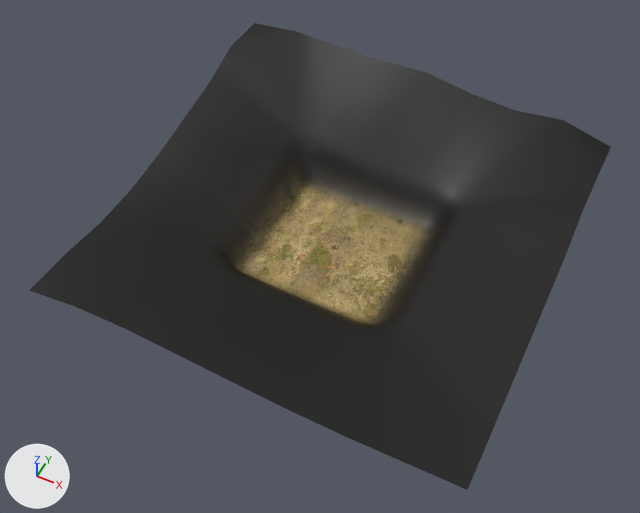
Two versions of the glTF model assets/mesh/terrain.glb, one commit apart.
Before and after are seen from a 50 mm camera at (153.0, -334.0, 405.0) aimed at (-3.0, -21.0, 13.0). Every picture has the same lights, and +X, +Y and +Z are marked at lower left. Where no turn or scale is listed for an object, it has been applied to the vertices. Vertices at the same position are counted once.

Before the edit, the objects in view are built like this:
```python
mat_material_006 = principled_material('Material.006')
mat_material_006.texture = img_terrain
me_plane = bpy.data.meshes.new('Plane')
me_plane.from_pydata(...)  # 149 vertices, 256 faces; spans x -128.0..128.0, y -128.0..126.0, z 1.0..56.0
me_plane.materials.append(mat_material_006)  # picture img_terrain
ob_terrain = bpy.data.objects.new('Terrain', me_plane)
ob_terrain.location = (0.0, 0.0, -0.9)
```
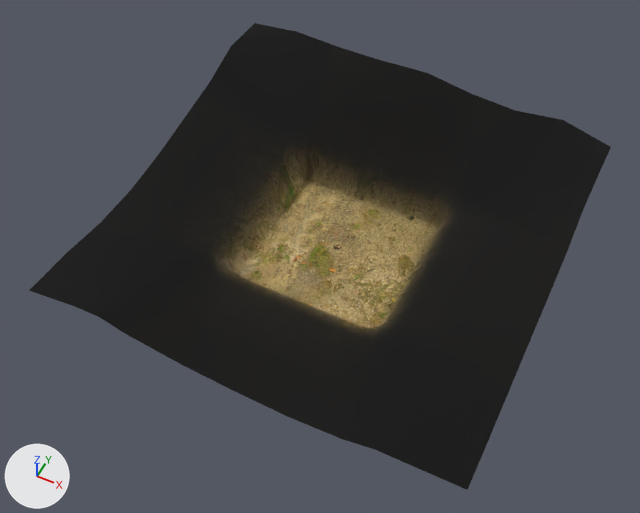
Changed parts and their boxes [x1, y1, x2, y2] in the pictures (640 x 513 px; the box of a moved part takes in the faces that stretch with it):
'Terrain', surface changed, reshaped: [29, 23, 611, 490] in both
part 1 of me_plane, moved or reshaped: [100, 152, 449, 449] in both
part 2 of me_plane, surface changed: [29, 23, 598, 462] in both

The change, as a diff of the scene's bpy script:
```diff
--- a/assets/mesh/terrain.glb.py
+++ b/assets/mesh/terrain.glb.py
@@ mat_material_006 @@
 mat_material_006.texture = img_terrain
+mat_material_006.roughness = 1.0
@@ me_plane @@
 # used by ob_terrain; location = (0.0, 0.0, -0.9)
-me_plane.from_pydata(...)  # 149 vertices, 256 faces; spans x -128.0..128.0, y -128.0..126.0, z 1.0..56.0
+me_plane.from_pydata(...)  # 149 vertices, 256 faces; spans x -128.0..128.0, y -128.0..126.0, z 2.0..56.0
+# me_plane part 1: 59 of 149 vertices moved; they spanned x -64.0..64.0, y -128.0..47.0, z 1.0..34.0 and now span x -65.0..63.0, y -128.0..47.0, z 2.0..28.0; mean shift (0.0, 0.0, -2.0); largest move (-32.0, -127.0, 31.0) -> (-34.0, -125.0, 18.0)
+# me_plane part 2: 197 kept faces spanning x -128.0..128.0, y -128.0..126.0, z 2.0..56.0 get new texture (UV) coordinates
 me_plane.materials.append(mat_material_006)
```
